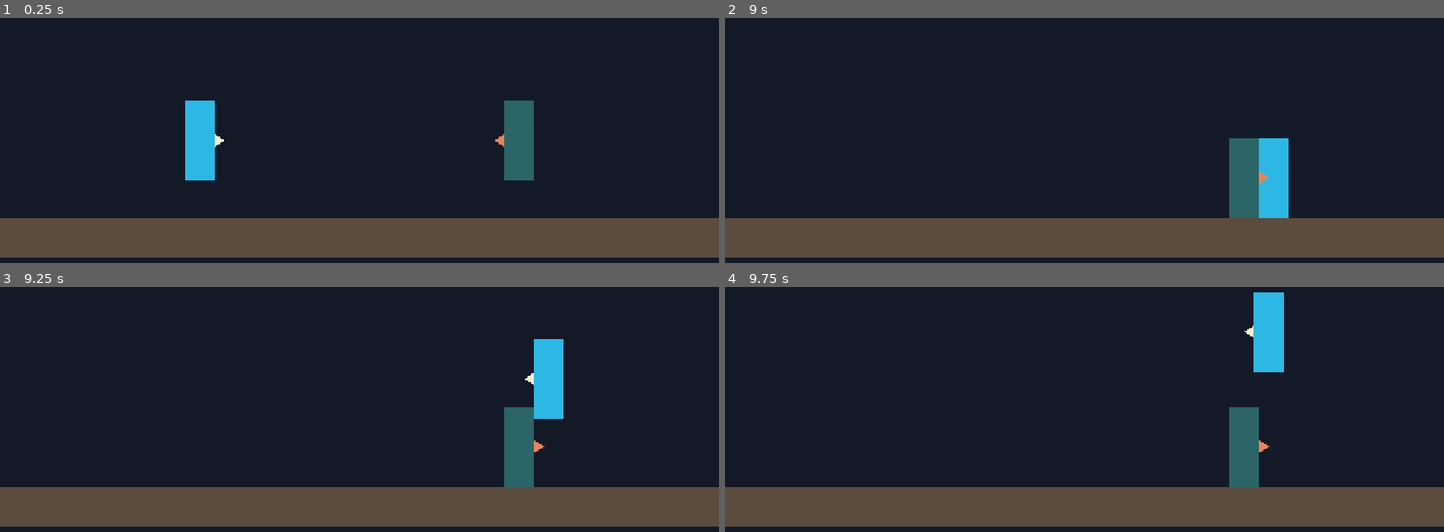
Above: before the commit, frames 1-4 (two rows, left to right).
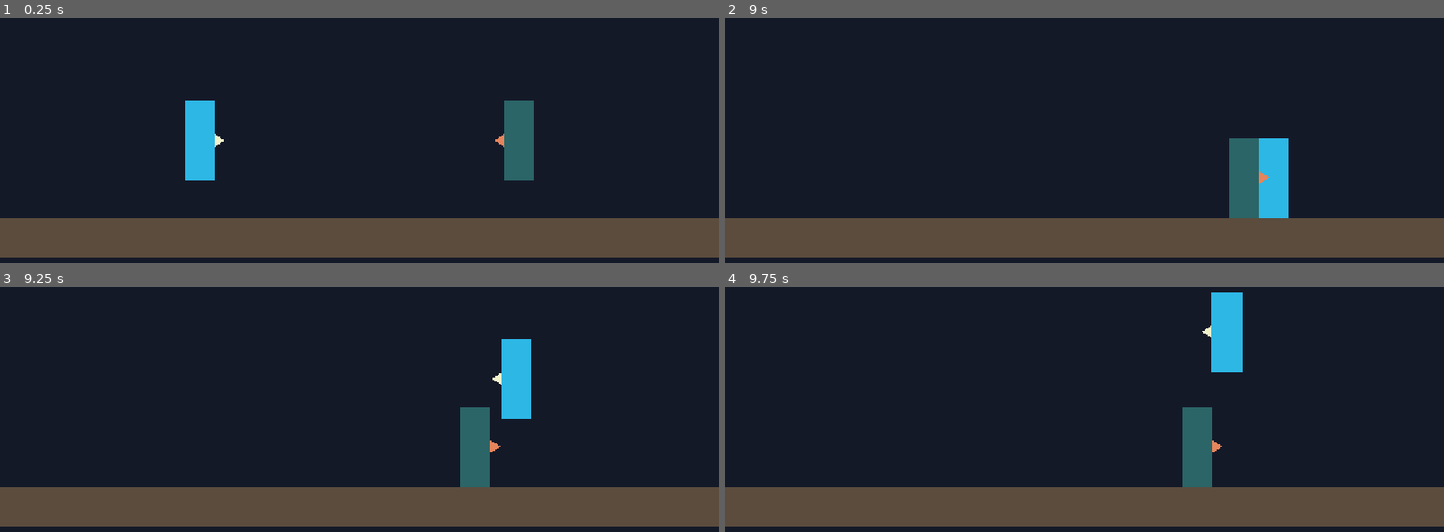
Above: after the commit, the same moments.

Repository: NZach44/Samurai-cop
Game: Godot game, scene res://scenes/arenas/test_arena.tscn
The game is run twice, just before and just after one commit, with the same random seed, the same clock (stepped at 60 frames per second) and the same inputs.
Inputs:
- Up to frame 1 (0.25 s): no input
- Up to frame 2 (9 s): hold D (p1_right) 0.53-2.03 s; tap F (p1_punch) every 0.75 s from 0.6 to 8.85 s; tap W (p1_jump) at 0.77, 1.52, 3.02, 3.77, 4.52, 6.02, 6.77, 7.52 s; hold A (p1_left) 2.03-4.28 s; hold D (p1_right) 4.28-8.03 s; hold A (p1_left) from 8.03 s (still down)
- Up to frame 3 (9.25 s): keep holding A (p1_left); tap W (p1_jump) at 9.02 s
- Up to frame 4 (9.75 s): release A (p1_left) at 9.53 s; hold D (p1_right) from 9.53 s (still down); tap F (p1_punch) at 9.6 s

Frames 1-2 are identical in both runs. In frame 3, 5.3% of the frame differs, in the area x 64-79%, y 21-82%; in frame 4, 5.6%, in the area x 63-78%, y 2-82%.

Commit message:
milestone 5

Diff:
--- a/scenes/arenas/test_arena.tscn
+++ b/scenes/arenas/test_arena.tscn
@@ -1,9 +1,12 @@
-[gd_scene load_steps=3 format=3]
+[gd_scene load_steps=4 format=3]
 
 [ext_resource type="PackedScene" path="res://scenes/fighters/fighter.tscn" id="1_fighter"]
 
 [sub_resource type="RectangleShape2D" id="RectangleShape2D_floor"]
 size = Vector2(1152, 64)
+
+[sub_resource type="RectangleShape2D" id="RectangleShape2D_wall"]
+size = Vector2(64, 648)
 
 [node name="TestArena" type="Node2D"]
 
@@ -22,6 +25,18 @@
 [node name="CollisionShape2D" type="CollisionShape2D" parent="Floor"]
 shape = SubResource("RectangleShape2D_floor")
 
+[node name="LeftBoundary" type="StaticBody2D" parent="."]
+position = Vector2(-32, 324)
+
+[node name="CollisionShape2D" type="CollisionShape2D" parent="LeftBoundary"]
+shape = SubResource("RectangleShape2D_wall")
+
+[node name="RightBoundary" type="StaticBody2D" parent="."]
+position = Vector2(1184, 324)
+
+[node name="CollisionShape2D" type="CollisionShape2D" parent="RightBoundary"]
+shape = SubResource("RectangleShape2D_wall")
+
 [node name="Fighter1" parent="." node_paths=PackedStringArray("opponent") instance=ExtResource("1_fighter")]
 position = Vector2(320, 400)
 opponent = NodePath("../Fighter2")
--- a/scripts/fighters/fighter.gd
+++ b/scripts/fighters/fighter.gd
@@ -1,12 +1,17 @@
 extends CharacterBody2D
+class_name Fighter
 
 @export var move_speed: float = 240.0
 @export var jump_velocity: float = 600.0
+@export var max_health: int = 100
+@export var hit_stun_duration: float = 0.25
 @export var left_action: StringName = &"p1_left"
 @export var right_action: StringName = &"p1_right"
 @export var jump_action: StringName = &"p1_jump"
 @export var punch_action: StringName = &"p1_punch"
 @export var opponent: Node2D
+@export var punch_damage: int = 10
+@export var punch_knockback_speed: float = 300.0
 @export var punch_startup_time: float = 0.12
 @export var punch_active_time: float = 0.10
 @export var punch_recovery_time: float = 0.20
@@ -17,22 +22,43 @@
 var is_punching: bool = false
 var punch_is_active: bool = false
 var hit_target_ids: Dictionary = {}
+var current_health: int
+var is_in_hit_stun: bool = false
+var hit_stun_time_remaining: float = 0.0
+
+
+func _ready() -> void:
+	current_health = max_health
 
 
 func _physics_process(delta: float) -> void:
+	if is_in_hit_stun:
+		_update_hit_stun(delta)
+	else:
+		_handle_player_input()
+
+	if not is_on_floor():
+		velocity += get_gravity() * delta
+
+	move_and_slide()
+	_face_opponent()
+
+
+func _handle_player_input() -> void:
 	var move_direction: float = Input.get_axis(left_action, right_action)
 	velocity.x = move_direction * move_speed
 
-	if not is_on_floor():
-		velocity += get_gravity() * delta
-	elif Input.is_action_just_pressed(jump_action):
+	if is_on_floor() and Input.is_action_just_pressed(jump_action):
 		velocity.y = -jump_velocity
 
 	if Input.is_action_just_pressed(punch_action) and not is_punching:
 		_start_punch()
 
-	move_and_slide()
-	_face_opponent()
+
+func _update_hit_stun(delta: float) -> void:
+	hit_stun_time_remaining = maxf(hit_stun_time_remaining - delta, 0.0)
+	if is_zero_approx(hit_stun_time_remaining):
+		is_in_hit_stun = false
 
 
 func _face_opponent() -> void:
@@ -59,9 +85,27 @@
 	if not punch_is_active:
 		return
 
-	var target: Node = hurt_box.get_parent()
-	if target == self or hit_target_ids.has(target.get_instance_id()):
+	var target: Fighter = hurt_box.get_parent() as Fighter
+	if target == null or target == self or hit_target_ids.has(target.get_instance_id()):
 		return
 
 	hit_target_ids[target.get_instance_id()] = true
-	print("PUNCH HIT: %s hit %s" % [name, target.name])
+	target.receive_hit(punch_damage, punch_knockback_speed, self)
+
+
+func receive_hit(damage: int, knockback_speed: float, attacker: Fighter) -> void:
+	var previous_health: int = current_health
+	current_health = clampi(current_health - damage, 0, max_health)
+
+	var knockback_direction: float = signf(global_position.x - attacker.global_position.x)
+	velocity.x = knockback_direction * knockback_speed
+	is_in_hit_stun = true
+	hit_stun_time_remaining = hit_stun_duration
+
+	var damage_dealt: int = previous_health - current_health
+	print("PUNCH HIT: %s hit %s for %d damage (%d health remaining)" % [
+		attacker.name,
+		name,
+		damage_dealt,
+		current_health,
+	])
